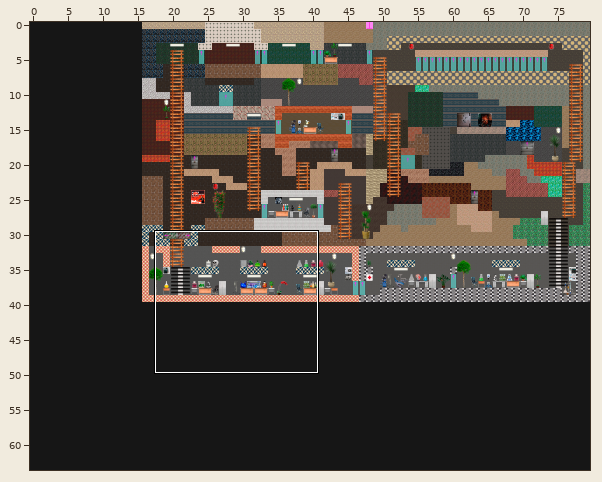
An edit to a level. Tiled map, tools/level-11.tmx. Above: a wide view before the commit, with the close-up outlined.
Close-up. As it was:
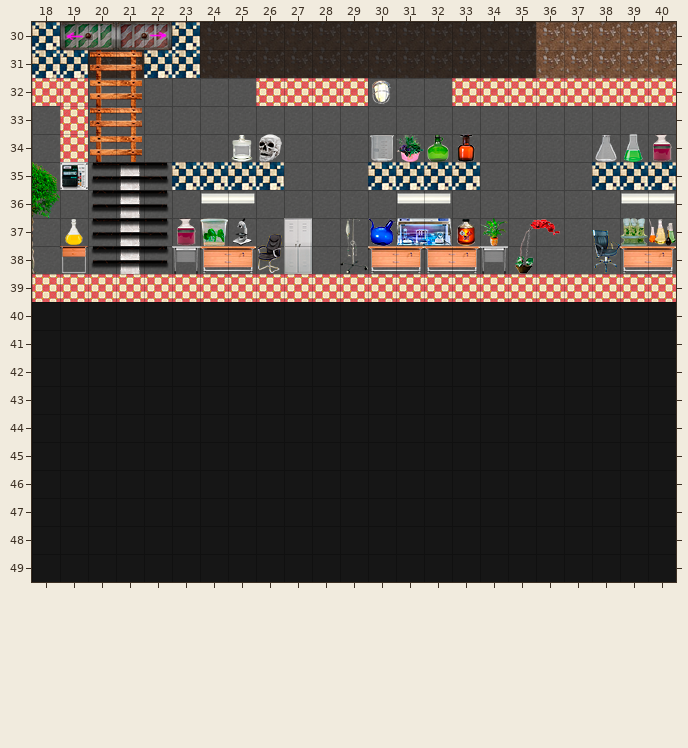
Cells are 32x32 px. Shown: x 18..40, y 30..49. The commit also changed other parts of the map, which this record leaves out. Tiles whose own drawing changed are shown in their newer look in all pictures. The old version is drawn lined up with the new one.
Once edited:
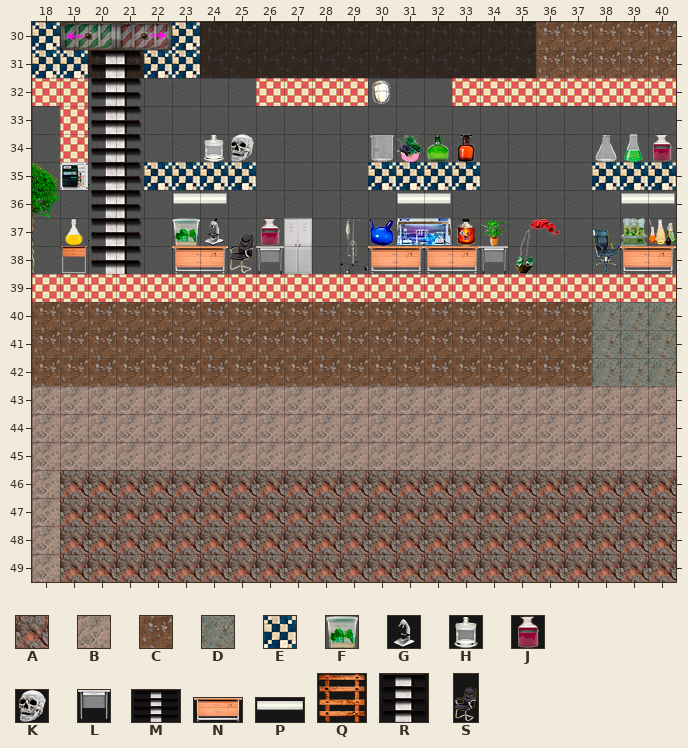
Key: from "tiledmap-0": A 7, B 9, C 10, D 24, E 52; from "tiledmap-128": F 0, G 2, H 20, J 22, K 29, L 32; from "tiledmap-192": M 1; from "tiledmap-208": N 2, P 3; from "tiledmap-80": Q 1, R 9; from "tiledmap-96": S 6.
_ is an empty cell.
See-through tiles are keyed as they look on the map.
From old to new:
map size 64x64 -> 80x64 cells (old content now starts at 16,0; both pictures use the new coordinates)
Layer "front":
y 35: x 22 _ -> E; x 26 E -> _
y 40..42: x 18..40 _______________________ -> CCCCCCCCCCCCCCCCCCCCDDD
y 43..45: x 18..40 _______________________ -> BBBBBBBBBBBBBBBBBBBBBBB
y 46..49: x 18..40 _______________________ -> BAAAAAAAAAAAAAAAAAAAAAA
Layer "items":
y 32: x 20 Q -> R
y 34: x 20 Q -> R; x 24..26 _HK -> HK_
y 36: x 20 M -> R; x 23..24 _P -> P_
y 37: x 23..26 JFG_ -> FG_J
y 38: x 20 M -> R; x 23..26 LN_S -> N_SL
